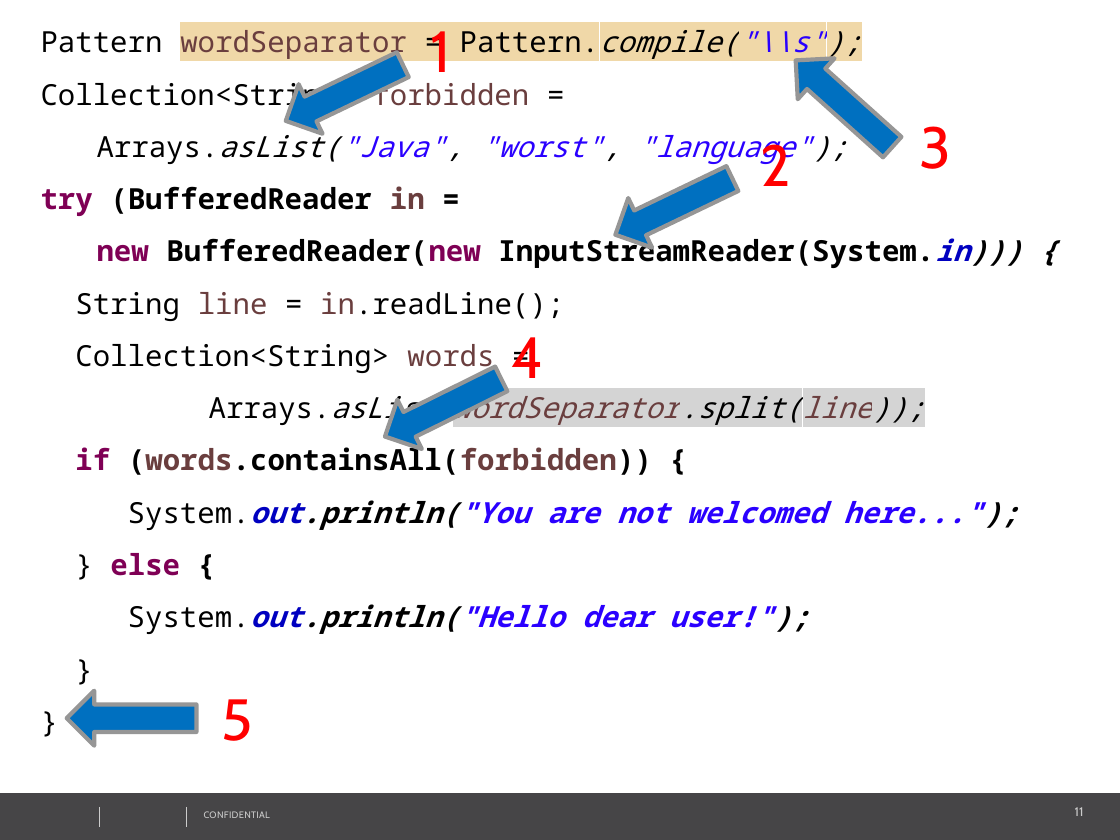
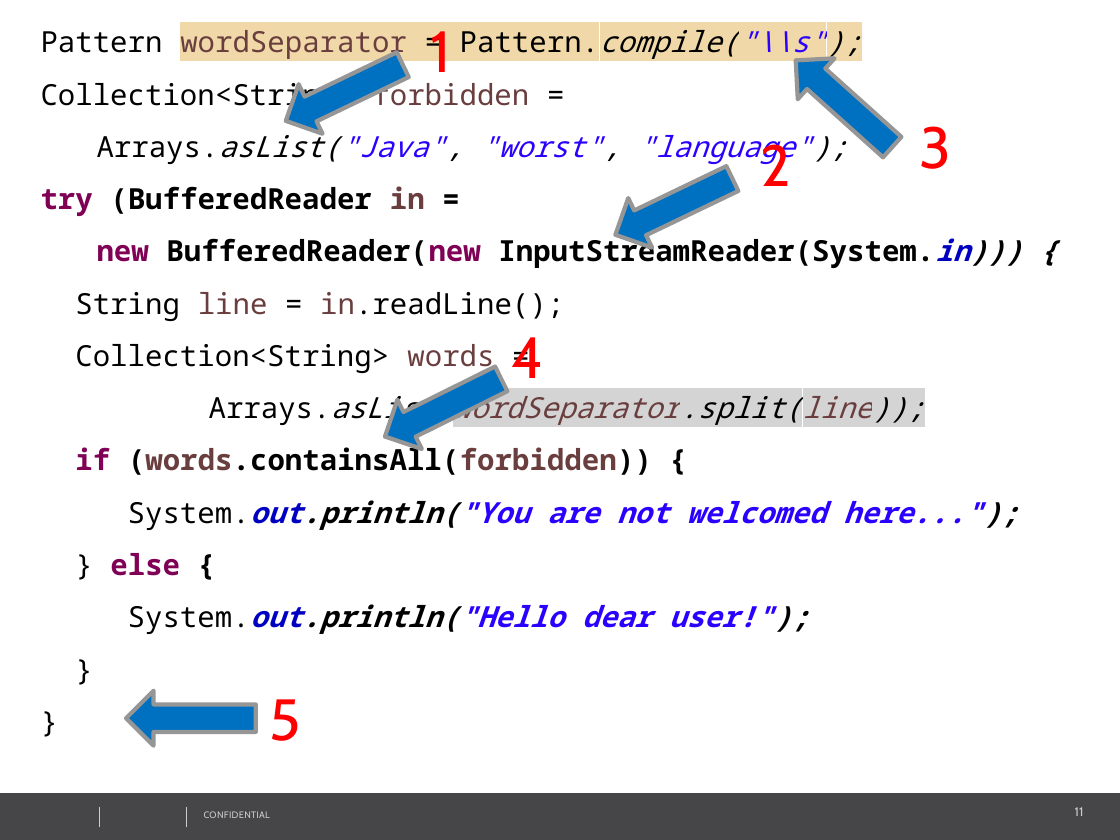
Before and after one commit to vitali-kviatkouski/personal, a slide deck: slide 11 of DesignPatternsQuizFinal.pptx. Drawn at 1120x840 pixels with LibreOffice and Linux fonts; fonts in the diff are those of the drawing; background and template pictures are left out. Boxes give left, top, right and bottom in pixels: in the first picture for what was removed or moved away, otherwise in the second. Text is boxed around its words. In the diff, an @@ line names an element or a change of style, - is before the commit and + after.

```diff
--- a/DesignPatternsQuizFinal.pptx
+++ b/DesignPatternsQuizFinal.pptx
@@ text "5": place and size @@
-text "5" at <box>222,699,253,741</box>
+text "5" at <box>270,699,301,741</box>
@@ down arrow: place and size @@
-down arrow at <box>67,691,197,747</box>
+down arrow at <box>125,691,255,747</box>
```
Also in this commit, not shown: 13 other slides changed, 2 slides added.
